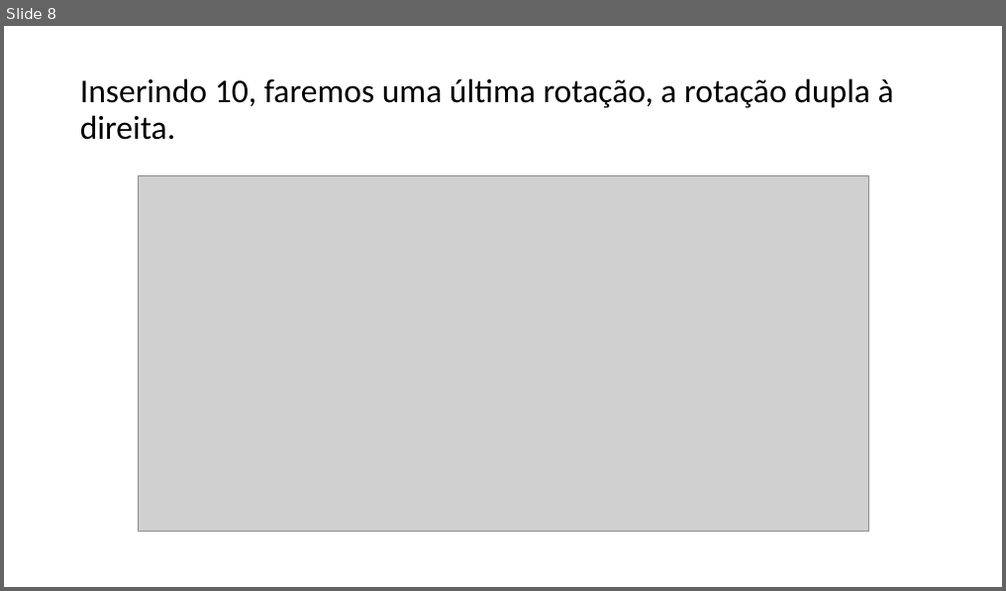
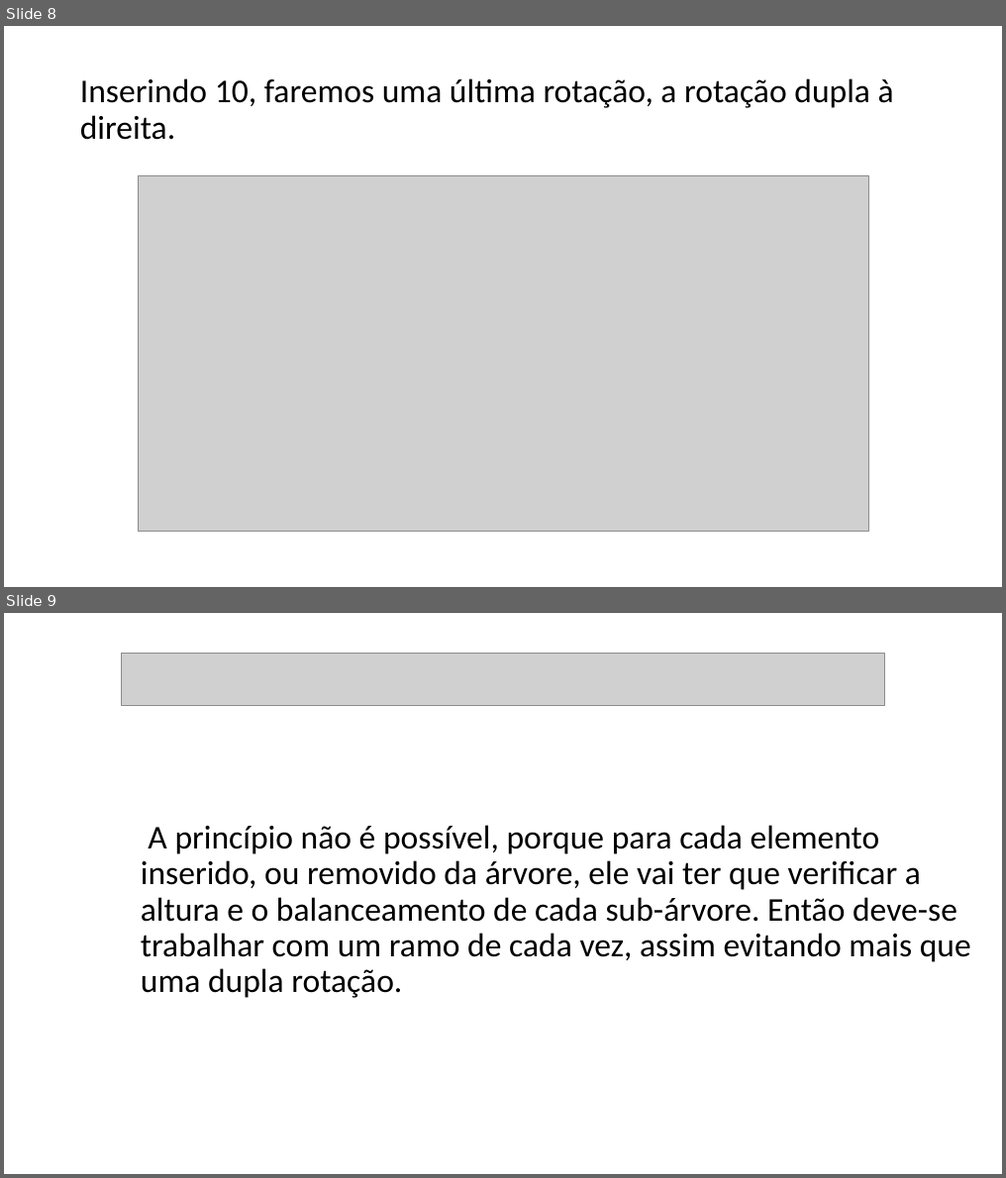
Before and after one commit to brcsilveira/AED, a slide deck: lista_4/AVL/Árvore AVL.pptx. Shown one above the other, each under a label of ours: slide 8 before the commit, slides 8 and 9 after it. The pictures are 1006x591 and 1006x1178 pixels, drawn with LibreOffice and Linux fonts; fonts in the diff are those of the drawing; grey boxes stand for pictures. Boxes give left, top, right and bottom in pixels: in the first picture for what was removed or moved away, otherwise in the second. Text is boxed around its words. In the diff, an @@ line names an element or a change of style, - is before the commit and + after.

```diff
--- a/lista_4/AVL/Árvore AVL.pptx
+++ b/lista_4/AVL/Árvore AVL.pptx
@@ slide 9 added at [4, 613, 1002, 1174], background #FFFFFF @@
@@ picture added at [122, 653, 885, 705] @@
@@ title added at [141, 825, 971, 998], 32 pt, text #000000 @@
+A princípio não é possível, porque para cada elemento inserido, ou removido da árvore, ele vai ter que verificar a altura e o balanceamento de cada sub-árvore. Então deve-se trabalhar com um ramo de cada vez, assim evitando mais que uma dupla rotação.
```
Also in this commit, not shown: 1 other file.
